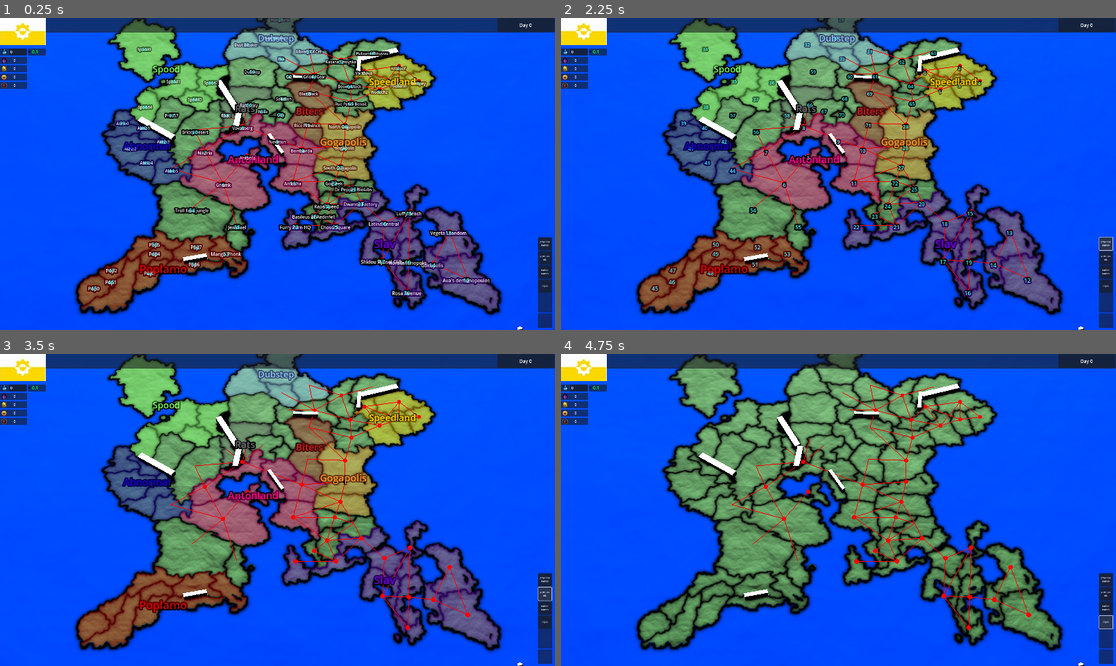
Above: before the commit, frames 1-4 (two rows, left to right).
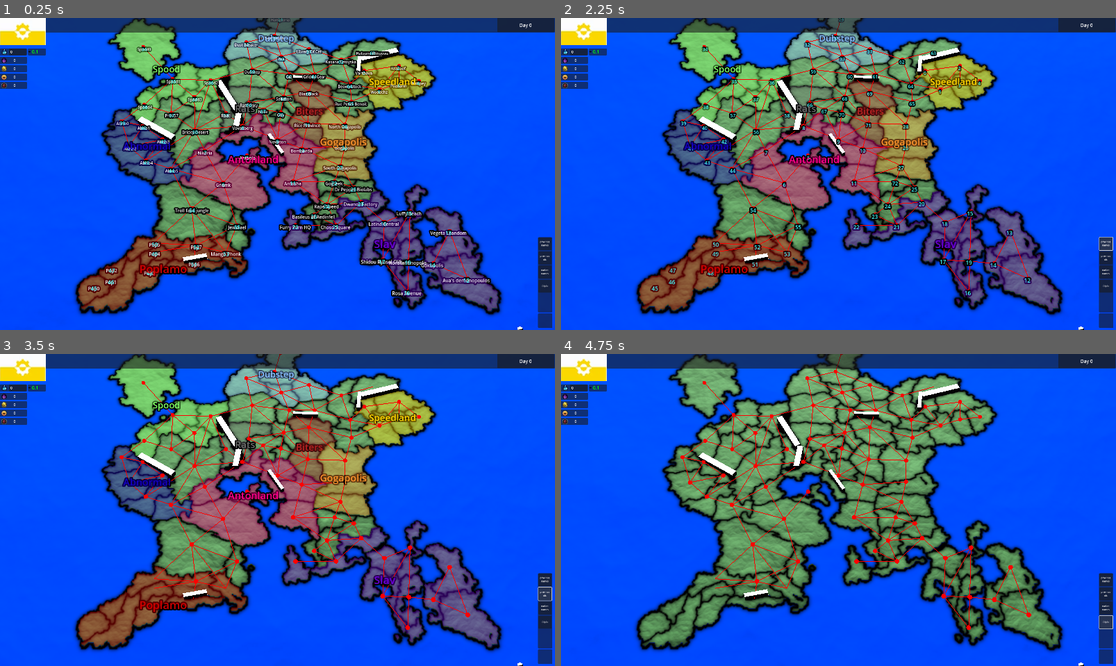
Above: after the commit, the same moments.

Repository: adrutkow/MapGame
Game: Godot game, scene res://node_3d.tscn
Two runs of this game, one before a commit and one after it. Both use one fixed random seed, a clock stepped at 60 frames per second and the inputs below.
Inputs (mouse positions are in pixels of both pictures, inside the frame that each line leads up to):
- Up to frame 1 (0.25 s): no input
- Up to frame 2 (2.25 s): click (583, 30) at 0.5 s; click (1104, 320) at 1.25 s; click "province names" at 2 s
- Up to frame 3 (3.5 s): click "province ids" at 2.75 s
- Up to frame 4 (4.75 s): click "nation names" at 3.5 s; click "Diplo" at 4.25 s

The runs differ from the first frame. In frame 1, 0.7% of the frame differs, in the area x 21-72%, y 0-76%; in frame 2, 0.8%; in frame 3, 0.9%; in frame 4, 0.9%, in the area x 21-72%, y 0-79%.

Commit message:
Added more province adjacencies

Diff:
--- a/Resources/province_data_list.tres
+++ b/Resources/province_data_list.tres
@@ -10,7 +10,7 @@
 heatmap_color = Vector3i(255, 216, 0)
 ocean_access = false
 river_access = false
-adjacencies = Array[int]([1, 2, 3, 64])
+adjacencies = Array[int]([1, 2, 64])
 metadata/_custom_type_script = "uid://bbkxm05urcupl"
 
 [sub_resource type="Resource" id="Resource_ev0bm"]
@@ -100,7 +100,7 @@
 heatmap_color = Vector3i(216, 0, 213)
 ocean_access = true
 river_access = false
-adjacencies = Array[int]([])
+adjacencies = Array[int]([10, 71, 70, 67, 8])
 metadata/_custom_type_script = "uid://bbkxm05urcupl"
 
 [sub_resource type="Resource" id="Resource_eu8jg"]
@@ -260,7 +260,7 @@
 heatmap_color = Vector3i(119, 19, 165)
 ocean_access = true
 river_access = false
-adjacencies = Array[int]([])
+adjacencies = Array[int]([27, 72, 24, 20])
 metadata/_custom_type_script = "uid://bbkxm05urcupl"
 
 [sub_resource type="Resource" id="Resource_fv74l"]
@@ -300,7 +300,7 @@
 heatmap_color = Vector3i(92, 85, 193)
 ocean_access = true
 river_access = false
-adjacencies = Array[int]([])
+adjacencies = Array[int]([30])
 metadata/_custom_type_script = "uid://bbkxm05urcupl"
 
 [sub_resource type="Resource" id="Resource_v8mah"]
@@ -310,7 +310,7 @@
 heatmap_color = Vector3i(109, 102, 196)
 ocean_access = true
 river_access = false
-adjacencies = Array[int]([])
+adjacencies = Array[int]([29, 32, 31, 33])
 metadata/_custom_type_script = "uid://bbkxm05urcupl"
 
 [sub_resource type="Resource" id="Resource_o6khg"]
@@ -320,7 +320,7 @@
 heatmap_color = Vector3i(132, 255, 232)
 ocean_access = true
 river_access = false
-adjacencies = Array[int]([])
+adjacencies = Array[int]([62, 61, 33, 30])
 metadata/_custom_type_script = "uid://bbkxm05urcupl"
 
 [sub_resource type="Resource" id="Resource_p7xci"]
@@ -330,7 +330,7 @@
 heatmap_color = Vector3i(102, 144, 196)
 ocean_access = true
 river_access = false
-adjacencies = Array[int]([])
+adjacencies = Array[int]([30, 33, 59])
 metadata/_custom_type_script = "uid://bbkxm05urcupl"
 
 [sub_resource type="Resource" id="Resource_ulddm"]
@@ -340,7 +340,7 @@
 heatmap_color = Vector3i(102, 196, 179)
 ocean_access = true
 river_access = false
-adjacencies = Array[int]([])
+adjacencies = Array[int]([61, 60, 31, 30, 32, 59])
 metadata/_custom_type_script = "uid://bbkxm05urcupl"
 
 [sub_resource type="Resource" id="Resource_vhrtp"]
@@ -350,7 +350,7 @@
 heatmap_color = Vector3i(0, 122, 28)
 ocean_access = true
 river_access = false
-adjacencies = Array[int]([])
+adjacencies = Array[int]([35])
 metadata/_custom_type_script = "uid://bbkxm05urcupl"
 
 [sub_resource type="Resource" id="Resource_bb0ia"]
@@ -360,7 +360,7 @@
 heatmap_color = Vector3i(0, 56, 14)
 ocean_access = true
 river_access = false
-adjacencies = Array[int]([])
+adjacencies = Array[int]([34, 36, 37, 57, 38])
 metadata/_custom_type_script = "uid://bbkxm05urcupl"
 
 [sub_resource type="Resource" id="Resource_ibhp7"]
@@ -370,7 +370,7 @@
 heatmap_color = Vector3i(0, 107, 26)
 ocean_access = true
 river_access = false
-adjacencies = Array[int]([])
+adjacencies = Array[int]([35, 37, 56, 58, 59])
 metadata/_custom_type_script = "uid://bbkxm05urcupl"
 
 [sub_resource type="Resource" id="Resource_cv42e"]
@@ -380,7 +380,7 @@
 heatmap_color = Vector3i(0, 76, 19)
 ocean_access = false
 river_access = false
-adjacencies = Array[int]([])
+adjacencies = Array[int]([36, 35, 57, 56])
 metadata/_custom_type_script = "uid://bbkxm05urcupl"
 
 [sub_resource type="Resource" id="Resource_120ip"]
@@ -390,7 +390,7 @@
 heatmap_color = Vector3i(0, 38, 38)
 ocean_access = true
 river_access = false
-adjacencies = Array[int]([])
+adjacencies = Array[int]([35, 57, 39])
 metadata/_custom_type_script = "uid://bbkxm05urcupl"
 
 [sub_resource type="Resource" id="Resource_lyblu"]
@@ -400,7 +400,7 @@
 heatmap_color = Vector3i(0, 96, 96)
 ocean_access = true
 river_access = false
-adjacencies = Array[int]([])
+adjacencies = Array[int]([38, 40, 41])
 metadata/_custom_type_script = "uid://bbkxm05urcupl"
 
 [sub_resource type="Resource" id="Resource_yhwk6"]
@@ -410,7 +410,7 @@
 heatmap_color = Vector3i(0, 130, 130)
 ocean_access = false
 river_access = false
-adjacencies = Array[int]([])
+adjacencies = Array[int]([42, 41, 39])
 metadata/_custom_type_script = "uid://bbkxm05urcupl"
 
 [sub_resource type="Resource" id="Resource_fsdda"]
@@ -420,7 +420,7 @@
 heatmap_color = Vector3i(0, 142, 142)
 ocean_access = true
 river_access = false
-adjacencies = Array[int]([])
+adjacencies = Array[int]([39, 40, 42, 43])
 metadata/_custom_type_script = "uid://bbkxm05urcupl"
 
 [sub_resource type="Resource" id="Resource_7doyi"]
@@ -430,7 +430,7 @@
 heatmap_color = Vector3i(20, 96, 97)
 ocean_access = false
 river_access = false
-adjacencies = Array[int]([])
+adjacencies = Array[int]([40, 41, 43])
 metadata/_custom_type_script = "uid://bbkxm05urcupl"
 
 [sub_resource type="Resource" id="Resource_wpr4j"]
@@ -440,7 +440,7 @@
 heatmap_color = Vector3i(0, 158, 158)
 ocean_access = true
 river_access = false
-adjacencies = Array[int]([])
+adjacencies = Array[int]([41, 42, 44, 56])
 metadata/_custom_type_script = "uid://bbkxm05urcupl"
 
 [sub_resource type="Resource" id="Resource_k3cte"]
@@ -450,7 +450,7 @@
 heatmap_color = Vector3i(0, 175, 175)
 ocean_access = true
 river_access = false
-adjacencies = Array[int]([])
+adjacencies = Array[int]([43, 56, 7, 6, 54])
 metadata/_custom_type_script = "uid://bbkxm05urcupl"
 
 [sub_resource type="Resource" id="Resource_fjkdl"]
@@ -530,7 +530,7 @@
 heatmap_color = Vector3i(239, 0, 0)
 ocean_access = false
 river_access = false
-adjacencies = Array[int]([])
+adjacencies = Array[int]([54, 55, 53, 51, 49, 50])
 metadata/_custom_type_script = "uid://bbkxm05urcupl"
 
 [sub_resource type="Resource" id="Resource_fssoy"]
@@ -550,7 +550,7 @@
 heatmap_color = Vector3i(0, 171, 239)
 ocean_access = true
 river_access = false
-adjacencies = Array[int]([])
+adjacencies = Array[int]([44, 6, 55, 50, 52, 53])
 metadata/_custom_type_script = "uid://bbkxm05urcupl"
 
 [sub_resource type="Resource" id="Resource_54hri"]
@@ -560,7 +560,7 @@
 heatmap_color = Vector3i(0, 63, 239)
 ocean_access = true
 river_access = false
-adjacencies = Array[int]([])
+adjacencies = Array[int]([6, 54, 53])
 metadata/_custom_type_script = "uid://bbkxm05urcupl"
 
 [sub_resource type="Resource" id="Resource_s0oer"]
@@ -570,7 +570,7 @@
 heatmap_color = Vector3i(0, 96, 24)
 ocean_access = false
 river_access = false
-adjacencies = Array[int]([])
+adjacencies = Array[int]([58, 37, 57, 7, 8, 44, 43, 36])
 metadata/_custom_type_script = "uid://bbkxm05urcupl"
 
 [sub_resource type="Resource" id="Resource_ade36"]
@@ -580,7 +580,7 @@
 heatmap_color = Vector3i(0, 38, 9)
 ocean_access = false
 river_access = false
-adjacencies = Array[int]([])
+adjacencies = Array[int]([38, 35, 37, 56])
 metadata/_custom_type_script = "uid://bbkxm05urcupl"
 
 [sub_resource type="Resource" id="Resource_cgpg5"]
@@ -590,7 +590,7 @@
 heatmap_color = Vector3i(0, 142, 35)
 ocean_access = false
 river_access = false
-adjacencies = Array[int]([])
+adjacencies = Array[int]([36, 56, 58])
 metadata/_custom_type_script = "uid://bbkxm05urcupl"
 
 [sub_resource type="Resource" id="Resource_2onpy"]
@@ -600,7 +600,7 @@
 heatmap_color = Vector3i(102, 177, 196)
 ocean_access = false
 river_access = false
-adjacencies = Array[int]([])
+adjacencies = Array[int]([32, 33, 60, 68, 66, 36])
 metadata/_custom_type_script = "uid://bbkxm05urcupl"
 
 [sub_resource type="Resource" id="Resource_adkdr"]
@@ -610,7 +610,7 @@
 heatmap_color = Vector3i(132, 255, 199)
 ocean_access = false
 river_access = false
-adjacencies = Array[int]([])
+adjacencies = Array[int]([61, 33, 59, 68, 69])
 metadata/_custom_type_script = "uid://bbkxm05urcupl"
 
 [sub_resource type="Resource" id="Resource_koinb"]
@@ -670,7 +670,7 @@
 heatmap_color = Vector3i(0, 255, 33)
 ocean_access = false
 river_access = false
-adjacencies = Array[int]([])
+adjacencies = Array[int]([8, 67, 68, 59])
 metadata/_custom_type_script = "uid://bbkxm05urcupl"
 
 [sub_resource type="Resource" id="Resource_fllsi"]
@@ -680,7 +680,7 @@
 heatmap_color = Vector3i(0, 196, 49)
 ocean_access = false
 river_access = false
-adjacencies = Array[int]([])
+adjacencies = Array[int]([70, 9, 8, 66, 68])
 metadata/_custom_type_script = "uid://bbkxm05urcupl"
 
 [sub_resource type="Resource" id="Resource_sv5x6"]
@@ -690,7 +690,7 @@
 heatmap_color = Vector3i(142, 255, 132)
 ocean_access = false
 river_access = false
-adjacencies = Array[int]([])
+adjacencies = Array[int]([69, 60, 59, 66, 67, 70, 71])
 metadata/_custom_type_script = "uid://bbkxm05urcupl"
 
 [sub_resource type="Resource" id="Resource_lat8t"]
@@ -700,7 +700,7 @@
 heatmap_color = Vector3i(199, 255, 132)
 ocean_access = false
 river_access = false
-adjacencies = Array[int]([])
+adjacencies = Array[int]([60, 68, 71, 28, 65, 61])
 metadata/_custom_type_script = "uid://bbkxm05urcupl"
 
 [sub_resource type="Resource" id="Resource_73022"]
@@ -710,7 +710,7 @@
 heatmap_color = Vector3i(255, 155, 211)
 ocean_access = false
 river_access = false
-adjacencies = Array[int]([])
+adjacencies = Array[int]([67, 68, 71, 9])
 metadata/_custom_type_script = "uid://bbkxm05urcupl"
 
 [sub_resource type="Resource" id="Resource_0ekr8"]
@@ -720,7 +720,7 @@
 heatmap_color = Vector3i(217, 70, 213)
 ocean_access = false
 river_access = false
-adjacencies = Array[int]([])
+adjacencies = Array[int]([28, 10, 9, 70, 68, 69])
 metadata/_custom_type_script = "uid://bbkxm05urcupl"
 
 [sub_resource type="Resource" id="Resource_jna34"]
